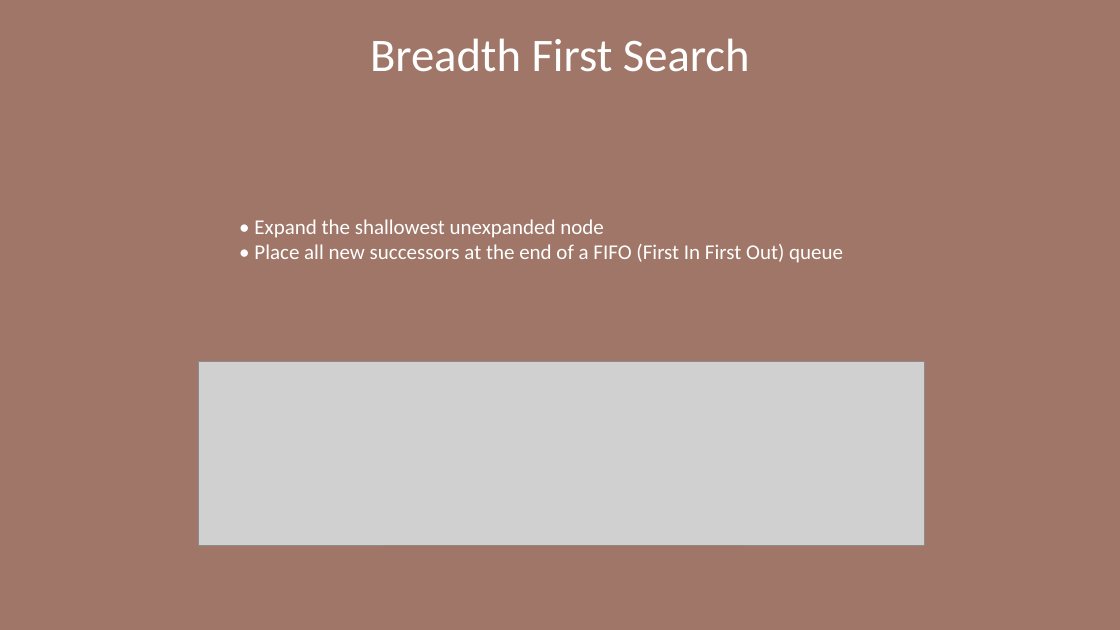
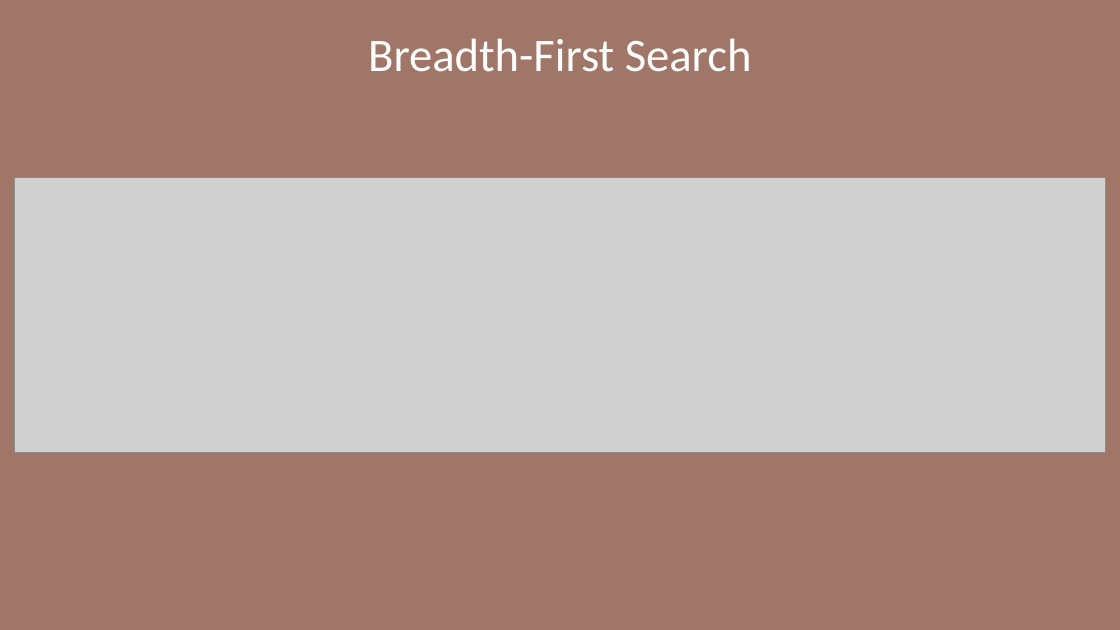
Before and after one commit to gregblast-bot/Csharp-AI-Training-Program, a slide deck: slide 12 of Slides/Artificial_Intelligence_Module1.pptx (slide 9 before the commit). Drawn at 1120x630 pixels with LibreOffice and Linux fonts; fonts in the diff are those of the drawing; grey boxes stand for pictures. Boxes give left, top, right and bottom in pixels: in the first picture for what was removed or moved away, otherwise in the second. Text is boxed around its words. In the diff, an @@ line names an element or a change of style, - is before the commit and + after.

```diff
--- a/Slides/Artificial_Intelligence_Module1.pptx
+++ b/Slides/Artificial_Intelligence_Module1.pptx
@@ text at (x1=368, y1=38, x2=752, y2=72): text changed @@
-Breadth First Search
+Breadth-First Search
@@ picture resized from (x1=198, y1=362, x2=924, y2=545) to (x1=14, y1=177, x2=1106, y2=453) @@
@@ text removed at (x1=254, y1=219, x2=843, y2=263) @@
-• Expand the shallowest unexpanded node
-• Place all new successors at the end of a FIFO (First In First Out) queue
```
Also in this commit, not shown: 8 other slides changed, 4 slides added, 2 slides removed, 2 other files.
